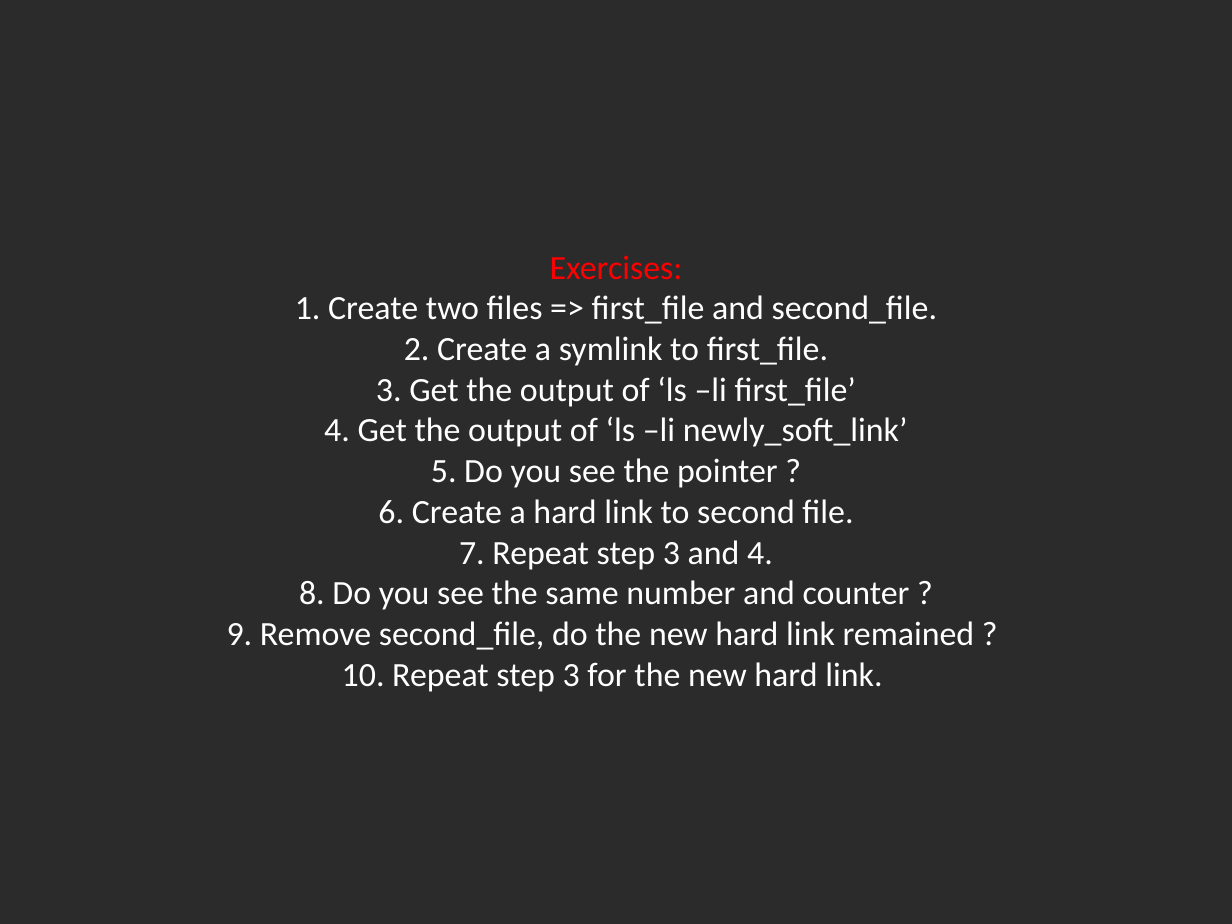
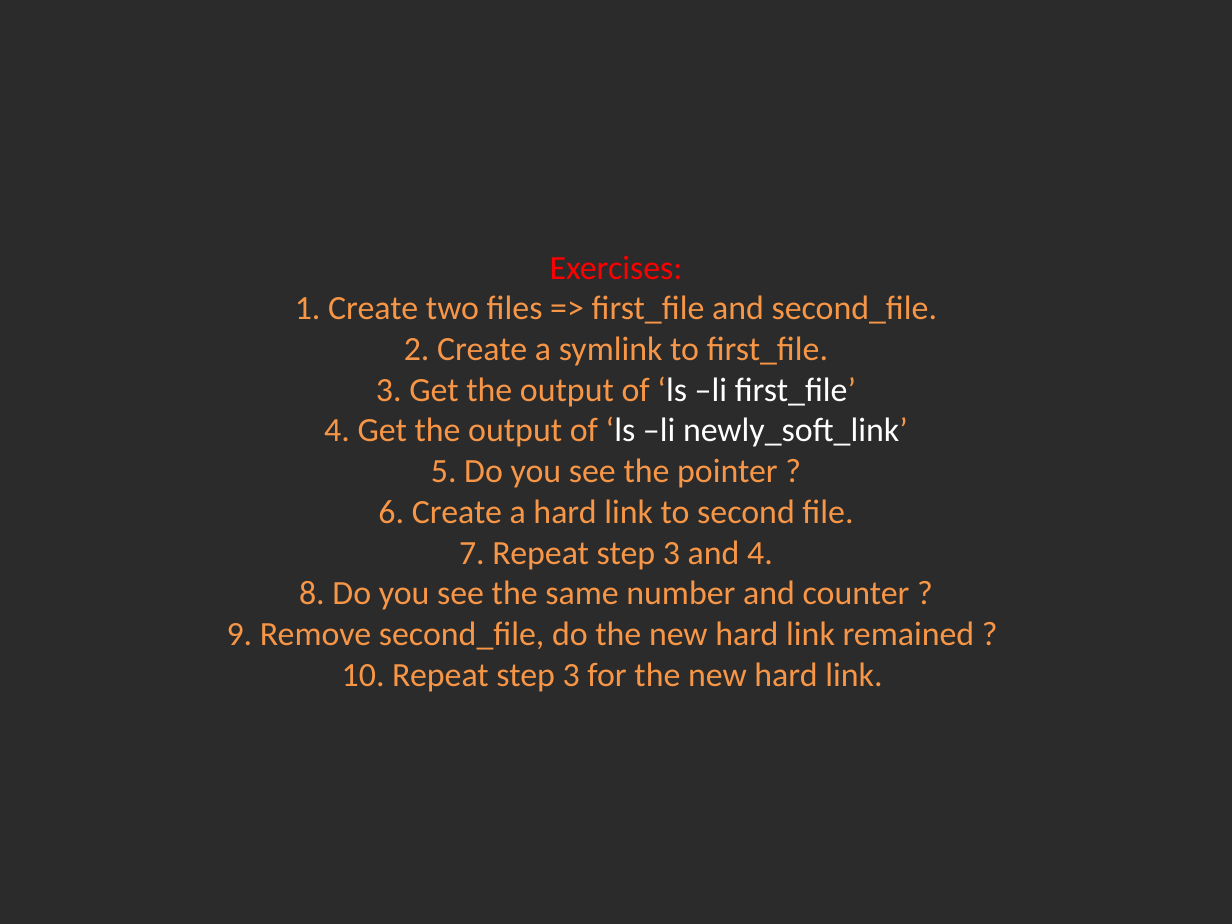
Before and after one commit to Academy-Soft-Intellect/Linux-Course, a slide deck: slide 9 of 3.FileSystem/03-FileSystem.pptx. Drawn at 1232x924 pixels with LibreOffice and Linux fonts; fonts in the diff are those of the drawing; background and template pictures are left out; a plain dark background stands for a picture behind light text. Boxes give left, top, right and bottom in pixels: in the first picture for what was removed or moved away, otherwise in the second. Text is boxed around its words. In the diff, an @@ line names an element or a change of style, - is before the commit and + after.

```diff
--- a/3.FileSystem/03-FileSystem.pptx
+++ b/3.FileSystem/03-FileSystem.pptx
@@ title "Exercises: 1. Create two files ..." at (227, 255, 975, 692): text colour #FFFFFF to #F79646 in "1. Create two files => first_file and ..." @@
```
Also in this commit, not shown: 7 other slides changed, 3 other files.
